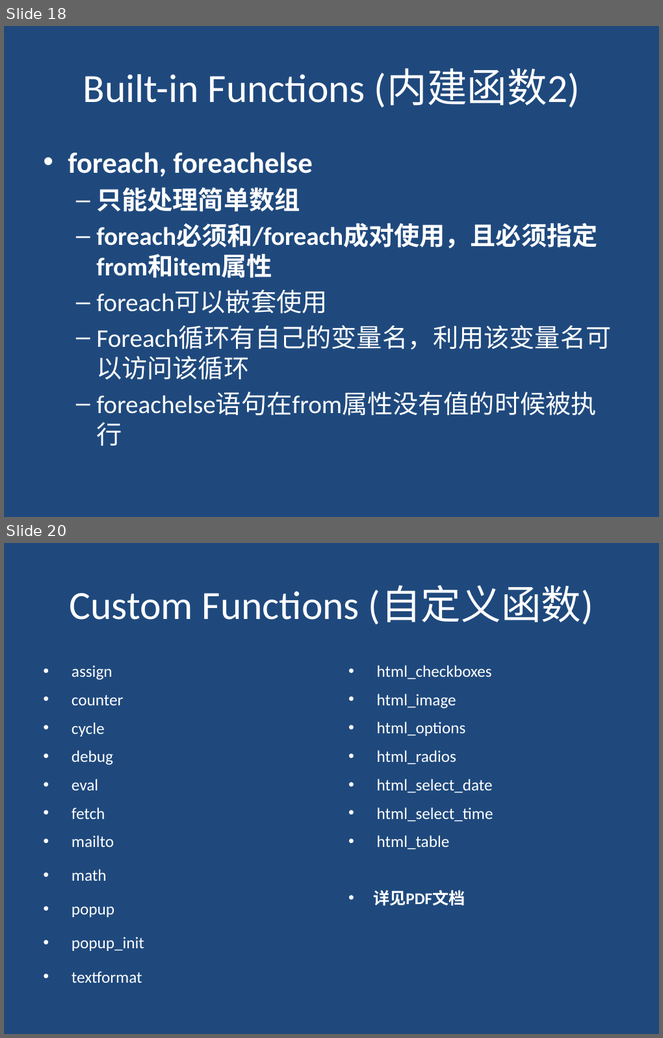
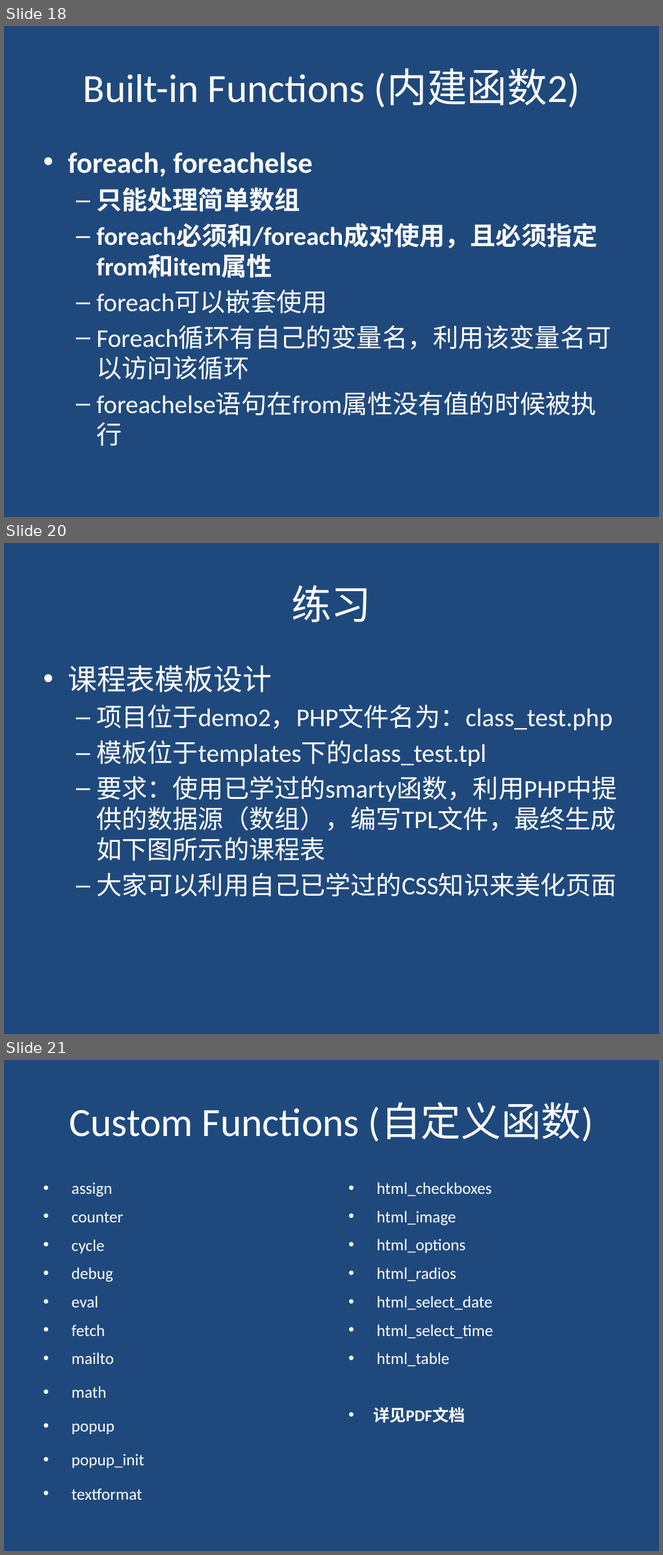
Before and after one commit to nkfeiyang/smarty_trainning, a slide deck: ppt/Smarty_2.pptx. Shown one above the other, each under a label of ours: slides 18 and 20 before the commit, slides 18, 20 and 21 after it; the slides between them are not shown. The pictures are 663x1038 and 663x1555 pixels, drawn with LibreOffice and Linux fonts; fonts in the diff are those of the drawing. Boxes give left, top, right and bottom in pixels: in the first picture for what was removed or moved away, otherwise in the second. Text is boxed around its words. In the diff, an @@ line names an element or a change of style, - is before the commit and + after.

```diff
--- a/ppt/Smarty_2.pptx
+++ b/ppt/Smarty_2.pptx
@@ slide 20 added at [4,543,659,1034], background #1F497D @@
@@ title added at [291,585,371,622], 44 pt, text #FFFFFF @@
+练习
@@ text added at [68,665,617,897], 28 pt, text #FFFFFF @@
+• 课程表模板设计
+  – 项目位于demo2，PHP文件名为：class_test.php
+  – 模板位于templates下的class_test.tpl
+  – 要求：使用已学过的smarty函数，利用PHP中提供的数据源（数组），编写TPL文件，最终生成如下图所示的课程表
+  – 大家可以利用自己已学过的CSS知识来美化页面
@@ what was slide 20 is now slide 21 @@
```
Also in this commit, not shown: 1 slide changed, 10 other files.
